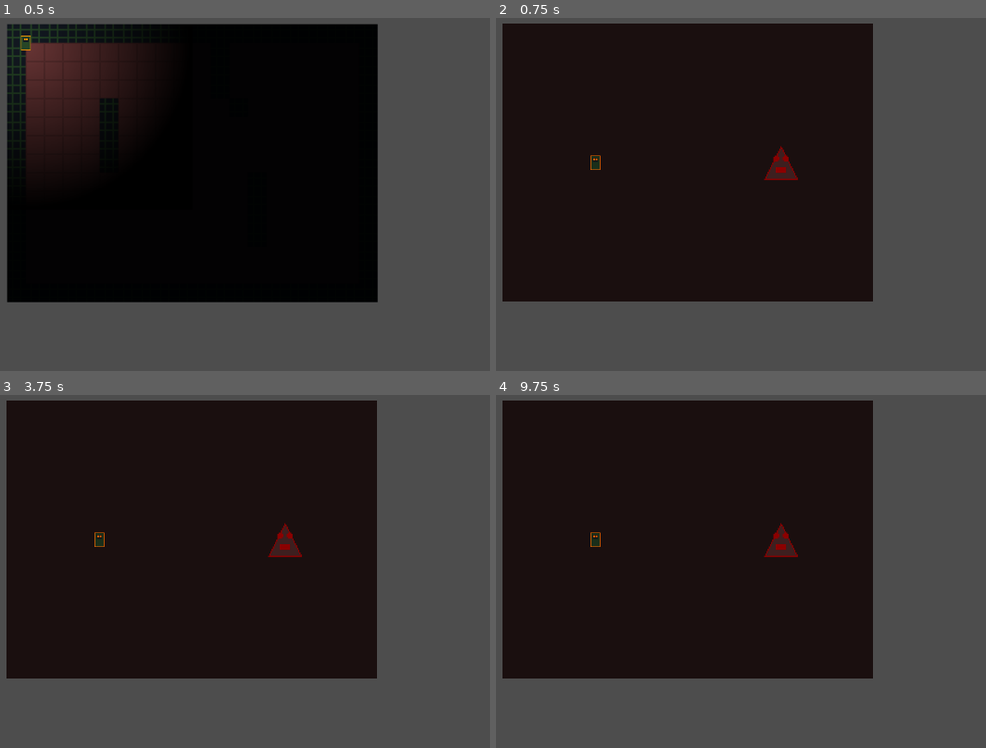
Above: before the commit, frames 1-4 (two rows, left to right).
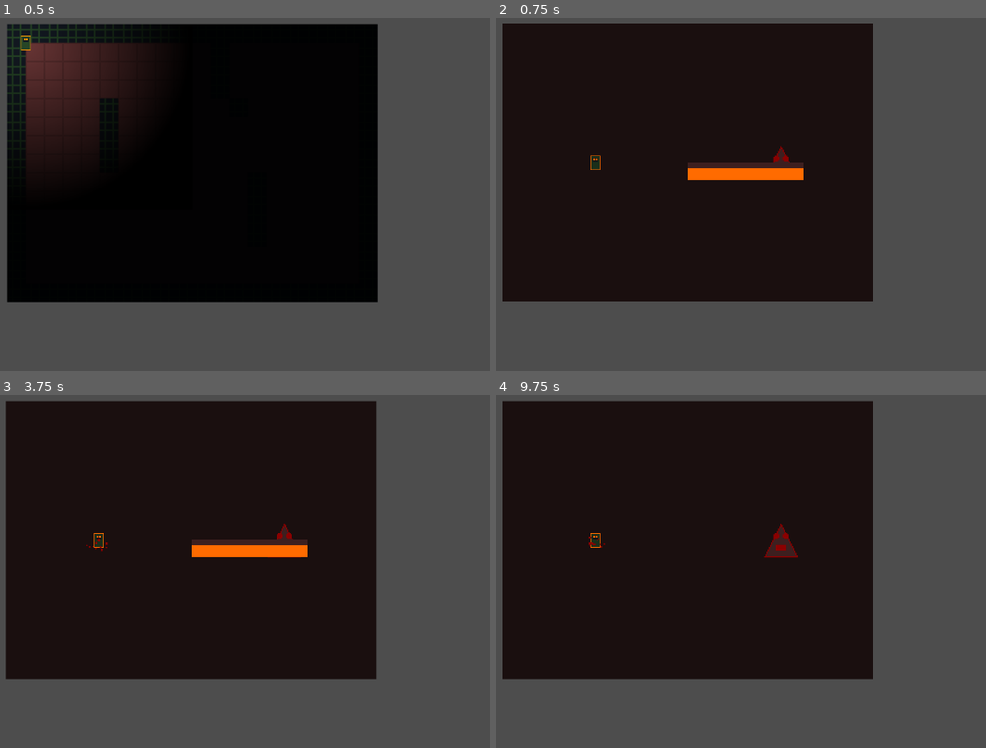
Above: after the commit, the same moments.

Repository: baltazarparra/darkgrid
Game: Godot game, scene res://scenes/exploration/exploration.tscn
The game is run twice, just before and just after one commit, with the same random seed, the same clock (stepped at 60 frames per second) and the same inputs.
Inputs (mouse positions are in pixels of both pictures, inside the frame that each line leads up to):
- Up to frame 1 (0.5 s): no input
- Up to frame 2 (0.75 s): tap Enter (ui_accept) at 0.5 s; move the mouse to (848, 141) at 0.52 s; hold Right (ui_right) from 0.53 s (still down); hold Shift from 0.53 s (still down); click (848, 141) at 0.67 s
- Up to frame 3 (3.75 s): tap Enter (ui_accept) at 0.77, 1.25, 2, 2.75, 3.5 s; release Right (ui_right) at 1.25 s; release Shift at 1.25 s; drag from (44, 560) to (156, 624) at 1.27 s; move the mouse to (264, 447) at 2.02 s; hold Right (ui_right) 2.03-2.75 s; tap Ctrl at 2.1 s; drag from (156, 624) to (outside the picture) at 2.77 s; move the mouse to (411, 603) at 3.52 s; hold Left (ui_left) from 3.53 s (still down); tap Alt at 3.6 s
- Up to frame 4 (9.75 s): tap Enter (ui_accept) at 3.77, 4.25, 6.77 s; release Left (ui_left) at 4.25 s; drag from (outside the picture) to (574, 433) at 4.27 s; move the mouse to (726, 539) at 5.02 s; hold Down (ui_down) 5.03-5.75 s; hold Shift 5.03-5.75 s; click (726, 539) at 5.17 s; drag from (574, 433) to (540, 560) at 5.77 s; move the mouse to (848, 518) at 6.52 s; hold Up (ui_up) 6.53-7.25 s; tap Ctrl at 6.6 s; drag from (540, 560) to (652, 624) at 7.27 s; move the mouse to (760, 447) at 8.02 s; hold Down (ui_down) 8.03-8.75 s; tap Alt at 8.1 s; drag from (652, 624) to (outside the picture) at 8.77 s; move the mouse to (907, 603) at 9.52 s; hold Up (ui_up) from 9.53 s (still down); hold Shift from 9.53 s (still down); click (907, 603) at 9.67 s

Frame 1 is identical in both runs. In frame 2, 1.1% of the frame differs, in the area x 39-63%, y 40-46%; in frame 3, 1.9%, in the area x 1-77%, y 1-81%; in frame 4, 0.5%.

Commit message:
fase-2-wave-3: timing system, combat logic, critical hits, dodge + counter

Diff:
--- a/scenes/arena/arena.tscn
+++ b/scenes/arena/arena.tscn
@@ -1,10 +1,11 @@
-[gd_scene load_steps=6 format=3 uid="uid://arena_main"]
+[gd_scene load_steps=7 format=3 uid="uid://arena_main"]
 
 [ext_resource type="Script" path="res://scripts/arena/arena_manager.gd" id="1_manager"]
 [ext_resource type="PackedScene" path="res://scenes/arena/caipora_combat.tscn" id="2_caipora"]
 [ext_resource type="PackedScene" path="res://scenes/arena/criatura.tscn" id="3_criatura"]
 [ext_resource type="Script" path="res://scripts/systems/timing_system.gd" id="4_timing"]
 [ext_resource type="Script" path="res://scripts/systems/feedback_system.gd" id="5_feedback"]
+[ext_resource type="PackedScene" path="res://scenes/ui/timing_cue.tscn" id="6_timingcue"]
 
 [node name="Arena" type="Node2D"]
 script = ExtResource("1_manager")
@@ -24,3 +25,5 @@
 
 [node name="FeedbackSystem" type="Node" parent="."]
 script = ExtResource("5_feedback")
+
+[node name="TimingCue" parent="." instance=ExtResource("6_timingcue")]
--- /dev/null
+++ b/scenes/ui/timing_cue.tscn
@@ -0,0 +1,6 @@
+[gd_scene load_steps=2 format=3 uid="uid://timing_cue"]
+
+[ext_resource type="Script" path="res://scripts/ui/timing_cue.gd" id="1_script"]
+
+[node name="TimingCue" type="CanvasLayer"]
+script = ExtResource("1_script")
--- a/scripts/arena/arena_manager.gd
+++ b/scripts/arena/arena_manager.gd
@@ -6,11 +6,25 @@
 
 var _caipora: CombatActor
 var _criatura: CombatActor
+var _timing_system: TimingSystem
+var _timing_cue: TimingCue
+var _feedback: FeedbackSystem
+var _windup_timer: Timer
 
 func _ready() -> void:
+    _timing_system = $TimingSystem
+    _timing_cue = $TimingCue
+    _feedback = $FeedbackSystem
+
+    _windup_timer = Timer.new()
+    _windup_timer.one_shot = true
+    _windup_timer.wait_time = 0.5
+    _windup_timer.timeout.connect(_on_windup_finished)
+    add_child(_windup_timer)
+
     _spawn_caipora()
     _spawn_criatura()
-    _start_combat()
+    _start_caipora_turn()
 
 func _spawn_caipora() -> void:
     if caipora_combat_scene == null:
@@ -30,12 +44,73 @@
     add_child(_criatura)
     _criatura.health.died.connect(_on_actor_died.bind(_criatura))
 
-func _start_combat() -> void:
-    # Inicia o ciclo de combate: Caipora ataca primeiro
-    _caipora.attack_ready.emit()
+# ─── Turno da Caipora (Ataque) ─────────────────────
+func _start_caipora_turn() -> void:
+    if not _caipora.health.is_alive() or not _criatura.health.is_alive():
+        return
+    _timing_system.timing_result.connect(_on_attack_timing_result)
+    _timing_cue.show_cue(1.5)
+    _timing_system.open_window(1.5, 0.35, 0.65)
 
+func _on_attack_timing_result(result: TimingSystem.TimingResult) -> void:
+    _timing_system.timing_result.disconnect(_on_attack_timing_result)
+
+    var is_critical := result == TimingSystem.TimingResult.PERFECT
+    var damage := _caipora.base_attack_damage
+    if is_critical:
+        damage = int(damage * _caipora.critical_multiplier)
+        _feedback.trigger_screenshake(12.0, 0.4)
+    else:
+        _feedback.trigger_screenshake(5.0, 0.2)
+
+    _caipora.execute_attack(is_critical)
+    _criatura.take_damage(damage)
+    _feedback.spawn_impact_particles(_criatura.position)
+
+    if _criatura.health.is_alive():
+        await get_tree().create_timer(_caipora.attack_cooldown).timeout
+        _start_creature_turn()
+
+# ─── Turno da Criatura (Defesa) ────────────────────
+func _start_creature_turn() -> void:
+    if not _caipora.health.is_alive() or not _criatura.health.is_alive():
+        return
+    _windup_timer.start()
+
+func _on_windup_finished() -> void:
+    if not _caipora.health.is_alive() or not _criatura.health.is_alive():
+        return
+    _timing_system.timing_result.connect(_on_defense_timing_result)
+    _timing_cue.show_cue(1.0)
+    _timing_system.open_window(1.0, 0.4, 0.6)
+
+func _on_defense_timing_result(result: TimingSystem.TimingResult) -> void:
+    _timing_system.timing_result.disconnect(_on_defense_timing_result)
+
+    if result == TimingSystem.TimingResult.PERFECT:
+        _caipora.dodge_performed.emit()
+        var counter_damage := int(_caipora.base_attack_damage * Constants.DAMAGE_COUNTER_MULTIPLIER)
+        _caipora.execute_attack(true, Constants.DAMAGE_COUNTER_MULTIPLIER)
+        _criatura.take_damage(counter_damage)
+        _feedback.trigger_screenshake(10.0, 0.35)
+        _feedback.spawn_impact_particles(_criatura.position)
+    else:
+        var damage := _criatura.base_attack_damage
+        _criatura.execute_attack(false)
+        _caipora.take_damage(damage)
+        _feedback.trigger_screenshake(8.0, 0.3)
+        _feedback.spawn_impact_particles(_caipora.position)
+
+    if _caipora.health.is_alive():
+        await get_tree().create_timer(_criatura.attack_cooldown).timeout
+        _start_caipora_turn()
+
+# ─── Morte ─────────────────────────────────────────
 func _on_actor_died(actor: CombatActor) -> void:
     var caipora_won := actor == _criatura
+    _feedback.trigger_screenshake(20.0, 0.6)
+    _feedback.spawn_impact_particles(actor.position)
+
     SignalBus.arena_exited.emit(caipora_won)
     if caipora_won:
         GameState.change_screen(SignalBus.Screen.WIN)
--- /dev/null
+++ b/scripts/ui/timing_cue.gd
@@ -0,0 +1,46 @@
+class_name TimingCue
+extends CanvasLayer
+
+const BAR_WIDTH := 200.0
+const BAR_HEIGHT := 20.0
+
+var _bg: ColorRect
+var _bar: ColorRect
+var _tween: Tween
+
+func _ready() -> void:
+    visible = false
+
+    var container := CenterContainer.new()
+    container.set_anchors_preset(Control.PRESET_CENTER)
+    add_child(container)
+
+    _bg = ColorRect.new()
+    _bg.custom_minimum_size = Vector2(BAR_WIDTH, BAR_HEIGHT)
+    _bg.color = Constants.COLOR_EARTH
+    container.add_child(_bg)
+
+    _bar = ColorRect.new()
+    _bar.custom_minimum_size = Vector2(BAR_WIDTH, BAR_HEIGHT)
+    _bar.color = Constants.COLOR_AMBER
+    _bar.set_anchors_preset(Control.PRESET_CENTER_LEFT)
+    _bg.add_child(_bar)
+
+func show_cue(duration: float) -> void:
+    visible = true
+    _bar.size.x = BAR_WIDTH
+    if _tween != null and _tween.is_valid():
+        _tween.kill()
+    _tween = create_tween()
+    _tween.tween_property(_bar, "size:x", 0.0, duration)
+    _tween.tween_callback(hide_cue)
+
+func hide_cue() -> void:
+    visible = false
+    if _tween != null and _tween.is_valid():
+        _tween.kill()
+
+func get_progress() -> float:
+    if not visible or _bg == null:
+        return 0.0
+    return 1.0 - (_bar.size.x / BAR_WIDTH)
--- /dev/null
+++ b/tests/unit/test_timing_system.gd
@@ -0,0 +1,30 @@
+extends GutTest
+
+var _timing: TimingSystem
+
+func before_each():
+    _timing = TimingSystem.new()
+    add_child_autofree(_timing)
+
+func test_perfect_timing_within_window():
+    var result: Array = [TimingSystem.TimingResult.MISS]
+    _timing.timing_result.connect(func(r): result[0] = r)
+    _timing.open_window(1.0, 0.35, 0.65)
+    _timing._window_progress = 0.5
+    _timing._evaluate_timing()
+    assert_eq(result[0], TimingSystem.TimingResult.PERFECT)
+
+func test_miss_timing_outside_window():
+    var result: Array = [TimingSystem.TimingResult.PERFECT]
+    _timing.timing_result.connect(func(r): result[0] = r)
+    _timing.open_window(1.0, 0.35, 0.65)
+    _timing._window_progress = 0.1
+    _timing._evaluate_timing()
+    assert_eq(result[0], TimingSystem.TimingResult.MISS)
+
+func test_miss_on_timeout():
+    var result: Array = [TimingSystem.TimingResult.PERFECT]
+    _timing.timing_result.connect(func(r): result[0] = r)
+    _timing.open_window(0.1)
+    await get_tree().create_timer(0.15).timeout
+    assert_eq(result[0], TimingSystem.TimingResult.MISS)
Not shown, added: scripts/arena/arena_manager.gd.uid
Not shown, added: scripts/systems/feedback_system.gd.uid
Not shown, added: scripts/systems/timing_system.gd.uid
Not shown, added: scripts/ui/timing_cue.gd.uid
